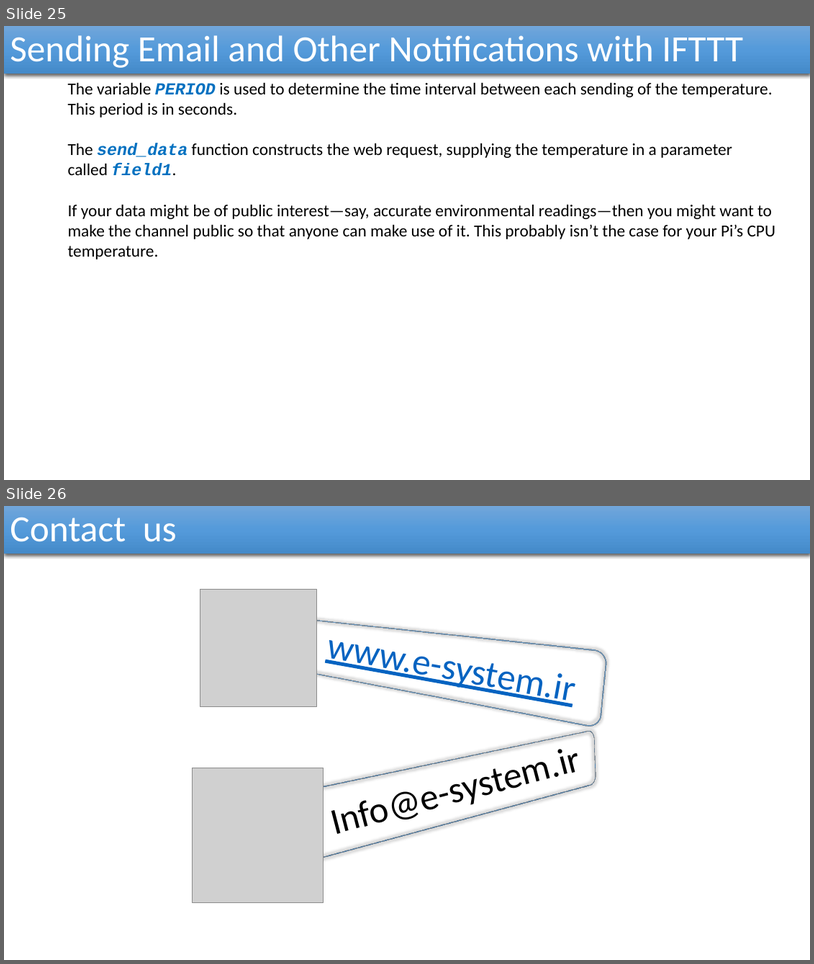
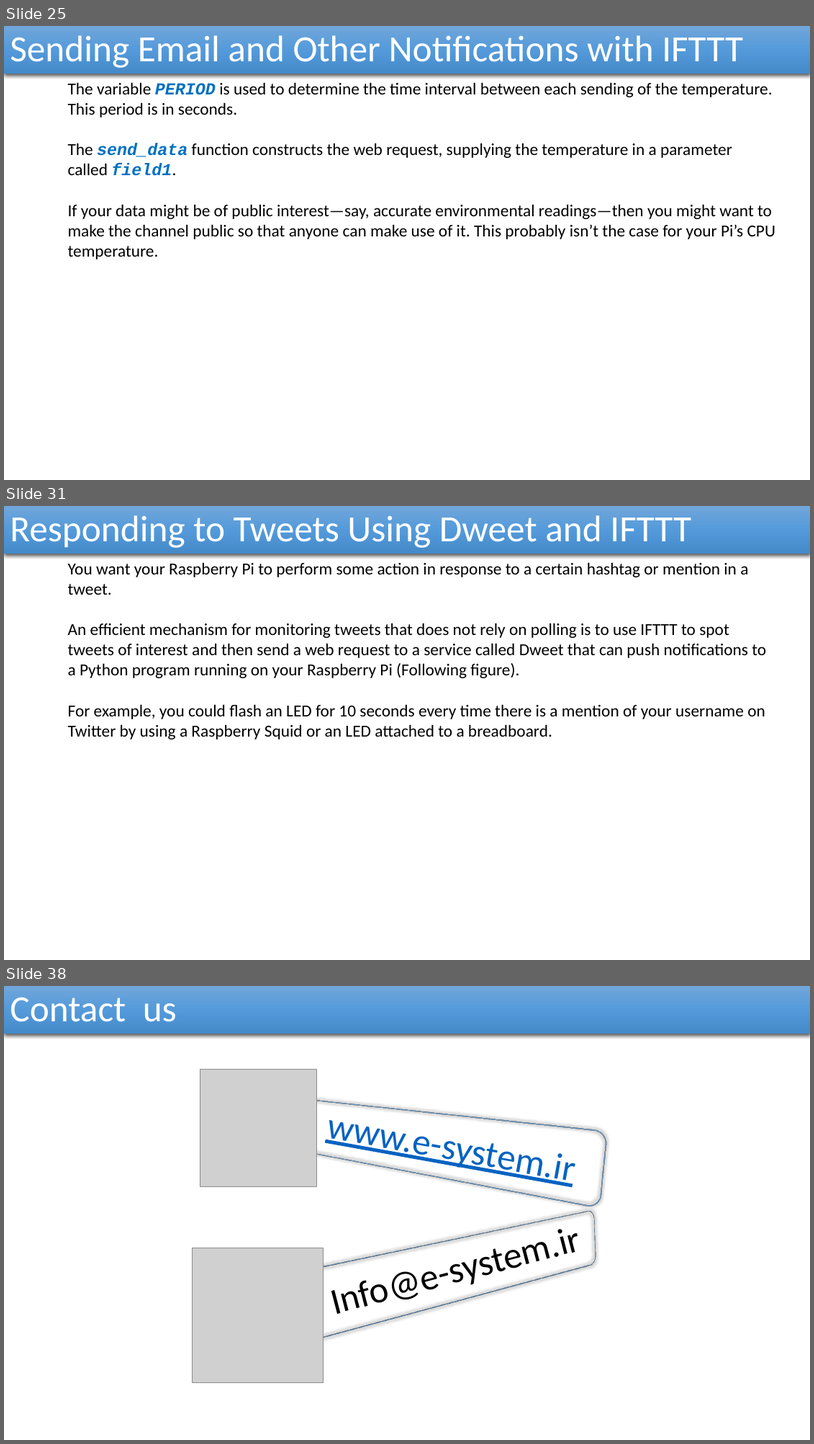
Before and after one commit to reza-arjmandi/rpi-course, a slide deck: session6/presentation/Internet Of Things.pptx. Shown one above the other, each under a label of ours: slides 25 and 26 before the commit, slides 25, 31 and 38 after it; the slides between them are not shown. The pictures are 814x964 and 814x1444 pixels, drawn with LibreOffice and Linux fonts; fonts in the diff are those of the drawing; grey boxes stand for pictures. Boxes give left, top, right and bottom in pixels: in the first picture for what was removed or moved away, otherwise in the second. Text is boxed around its words. In the diff, an @@ line names an element or a change of style, - is before the commit and + after.

```diff
--- a/session6/presentation/Internet Of Things.pptx
+++ b/session6/presentation/Internet Of Things.pptx
@@ slide 31 added at box(4, 506, 810, 960), background #FFFFFF @@
@@ rectangle added at box(4, 506, 810, 554), fill gradient #71A6DB to #559BDB to #448ACA, 44 pt, text #FFFFFF @@
+Responding to Tweets Using Dweet and IFTTT
@@ text added at box(68, 562, 766, 739), 20 pt, text #000000 @@
+  You want your Raspberry Pi to perform some action in response to a certain hashtag or mention in a tweet.
+  An efficient mechanism for monitoring tweets that does not rely on polling is to use IFTTT to spot tweets of interest and then send a web request to a service called Dweet that can push notifications to a Python program running on your Raspberry Pi (Following figure).
+  For example, you could flash an LED for 10 seconds every time there is a mention of your username on Twitter by using a Raspberry Squid or an LED attached to a breadboard.
@@ what was slide 26 is now slide 38 @@
```
Also in this commit, not shown: 11 other slides added.
